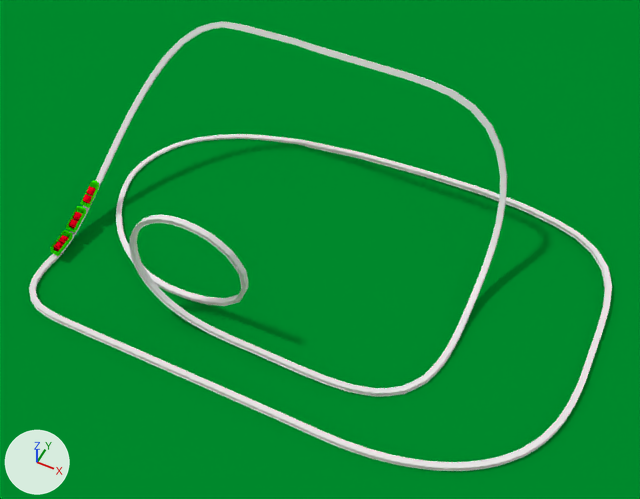
The Blender file 03-Scenes/rollercoaster3.9.blend as it was, and as the next commit left it.
Before and after are seen from a camera (50 mm lens) standing at (14.5, -16.6, 30.9) and looking at (3.1, 6.2, 2.4). The axes (+X, +Y, +Z) are drawn at lower left. The lights are the same throughout.

Names of what the first picture shows: 'Train=)+', 'n2', 'n3', 'z-Strecke', 'z_Bodenplain'.
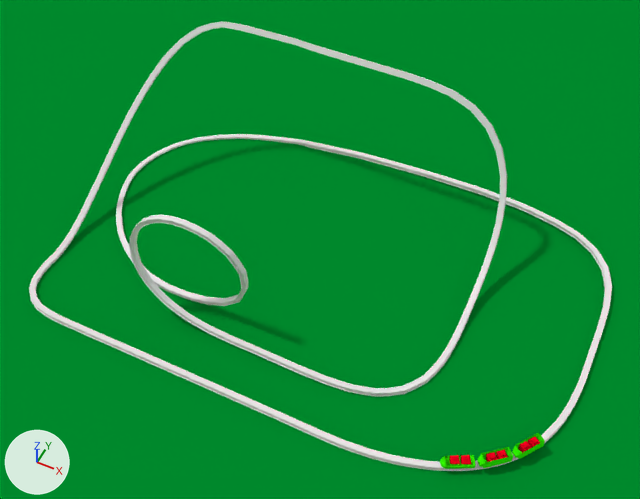
What differs and where, as boxes [x1, y1, x2, y2] in the pictures (640 x 499 px):
'n2', moved, turned: before [66, 206, 86, 233]; after [477, 447, 513, 468]
'n3', moved, turned: before [50, 230, 73, 256]; after [512, 433, 545, 459]
'Train=)+', moved, turned: before [80, 181, 99, 208]; after [440, 455, 476, 469]

Diff of the bpy script that builds the scene:
```diff
--- a/03-Scenes/rollercoaster3.9.blend.py
+++ b/03-Scenes/rollercoaster3.9.blend.py
@@ ob_train @@
 ob_train = bpy.data.objects.new('Train=)+', None)
-ob_train.location = (-8.61, 5.35, 1.32)
-ob_train.rotation_euler = (-0.473, -0.23, -2.993)  # degrees (-27, -13, -171)
+ob_train.location = (11.89, 0.58, 0.42)
+ob_train.rotation_euler = (-0.000122, -0.0478, -1.073)  # degrees (0, -2.7, -61)
 ob_train.show_instancer_for_render = False
@@ ob_n3 @@
 ob_n3 = bpy.data.objects.new('n3', None)
-ob_n3.location = (-8.53, 2.8, 0.46)
-ob_n3.rotation_euler = (-0.129, -0.24, -3.1)  # degrees (-7.4, -14, -178)
+ob_n3.location = (14.05, 2.38, 0.42)
+ob_n3.rotation_euler = (0.0, -0.0318, -0.601)  # degrees (0, -1.8, -34)
 ob_n3.show_instancer_for_render = False
@@ ob_n2 @@
 ob_n2 = bpy.data.objects.new('n2', None)
-ob_n2.location = (-8.59, 4.09, 0.78)
-ob_n2.rotation_euler = (-0.345, -0.23, -3.014)  # degrees (-20, -13, -173)
+ob_n2.location = (13.09, 1.34, 0.42)
+ob_n2.rotation_euler = (-0.000098, -0.0396, -0.854)  # degrees (0, -2.3, -49)
 ob_n2.show_instancer_for_render = False
```
